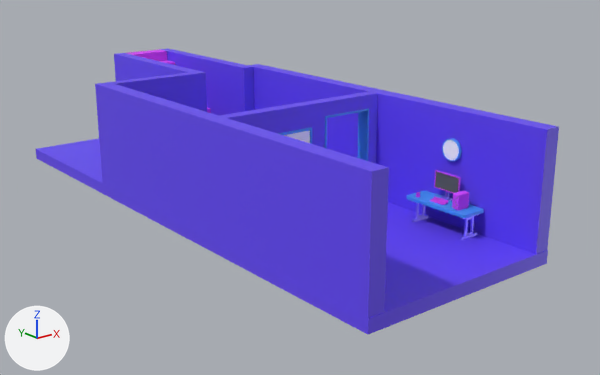
The glTF model public/myexperience.glb as it was, and as the next commit left it.
The view is the same before and after, from a camera (50 mm lens) standing at (-15.4, -15.9, 8.5) and looking at (1.1, 4.8, 0.3). The lights are fixed; the arrows at lower left show +X, +Y and +Z. Where no turn or scale is listed for an object, it has been applied to the vertices.

The first picture shows 'wall', '电脑桌', '钟表玻璃'.
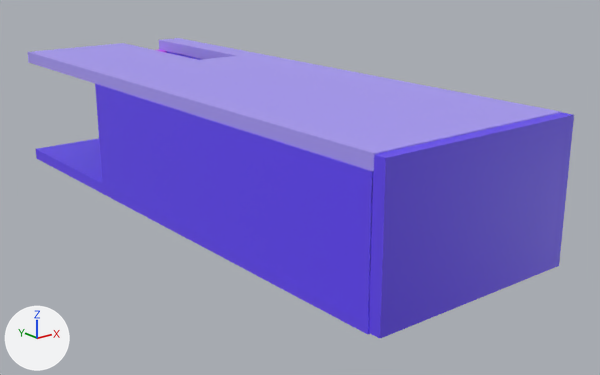
The newer file is also turned or shifted as a whole; pictures and numbers use the older file's frame.

Where the change shows, as pixel boxes (x1, y1, x2, y2) in the pictures (600 x 375 px):
'房间盖子', added (blue)
    after: (28, 38, 574, 338)
    faces in mat_墙体颜色 (blue #6548fa): (369, 112, 574, 338)
    faces in mat_天花板 (blue #ab9cfa): (28, 38, 561, 172)
'钟表玻璃', deleted
    before: (443, 140, 459, 160)
'电脑桌', unchanged, covered by the edit
    before: (406, 191, 484, 240)

What changed in the scene script:
```text
Add mat_天花板:
    mat_天花板 = principled_material('天花板')
    mat_天花板.base_color = (0.407, 0.332, 0.956)  # blue #ab9cfa
Add me_立方体_008:
    me_立方体_008.from_pydata(...)  # 28 vertices, 48 faces; spans x -3.4..3.4, y -0.3..19.6, z -2.1..2.2
    # faces by material slot: [36, 12]
    me_立方体_008.materials.append(mat_天花板)  # blue #ab9cfa
    me_立方体_008.materials.append(mat_墙体颜色)  # blue #6548fa
Remove ob_钟表玻璃:
    ob_钟表玻璃 = bpy.data.objects.new('钟表玻璃', me_柱体_003)
    ob_钟表玻璃.location = (2.82, -0.24, 2.31)
Add ob_房间盖子:
    ob_房间盖子 = bpy.data.objects.new('房间盖子', me_立方体_008)
    ob_房间盖子.location = (0.04, -3.49, 1.76)
```
